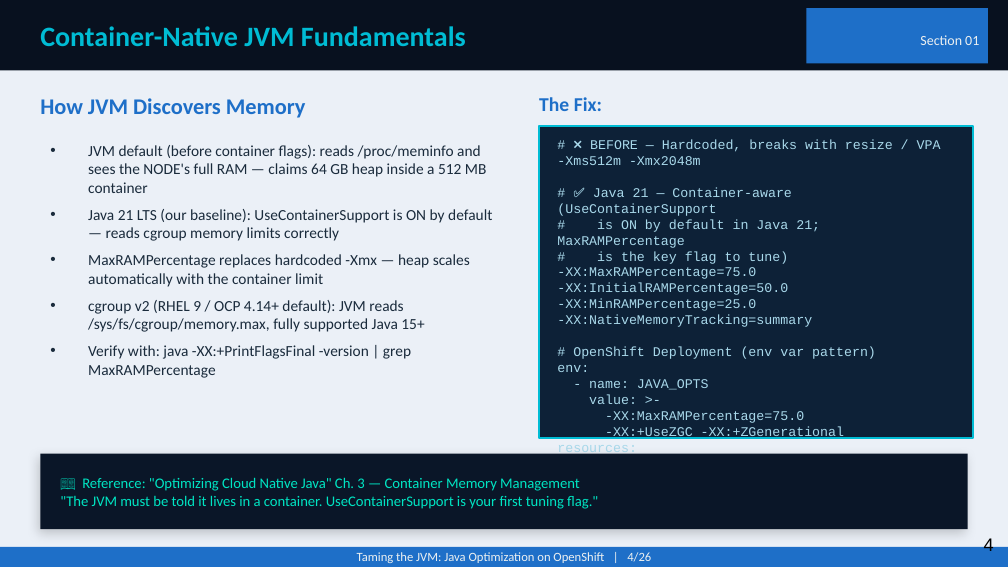
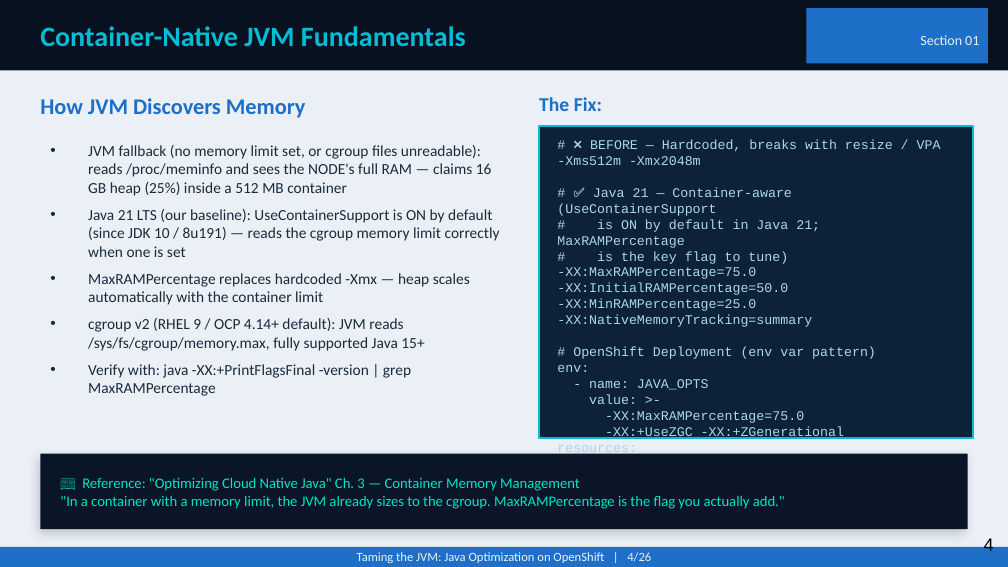
Before and after one commit to patterncatalyst/quarkus-optimization, a slide deck: slide 4 of presentation/optimizing-quarkus-on-kubernetes.pptx. Drawn at 1008x567 pixels with LibreOffice and Linux fonts; fonts in the diff are those of the drawing. Boxes give left, top, right and bottom in pixels: in the first picture for what was removed or moved away, otherwise in the second. Text is boxed around its words. In the diff, an @@ line names an element or a change of style, - is before the commit and + after.

```diff
--- a/presentation/optimizing-quarkus-on-kubernetes.pptx
+++ b/presentation/optimizing-quarkus-on-kubernetes.pptx
@@ text at (88, 145, 500, 257): text changed @@
-• JVM default (before container flags): reads /proc/meminfo and sees the NODE's full RAM — claims 64 GB heap inside a 512 MB container
-• Java 21 LTS (our baseline): UseContainerSupport is ON by default — reads cgroup memory limits correctly
+• JVM fallback (no memory limit set, or cgroup files unreadable): reads /proc/meminfo and sees the NODE's full RAM — claims 16 GB heap (25%) inside a 512 MB container
+• Java 21 LTS (our baseline): UseContainerSupport is ON by default (since JDK 10 / 8u191) — reads the cgroup memory limit correctly when one is set
@@ text at (60, 495, 785, 509): text changed @@
-"The JVM must be told it lives in a container. UseContainerSupport is your first tuning flag."
+"In a container with a memory limit, the JVM already sizes to the cgroup. MaxRAMPercentage is the flag you actually add."
```
Also in this commit, not shown: 1 other file.
